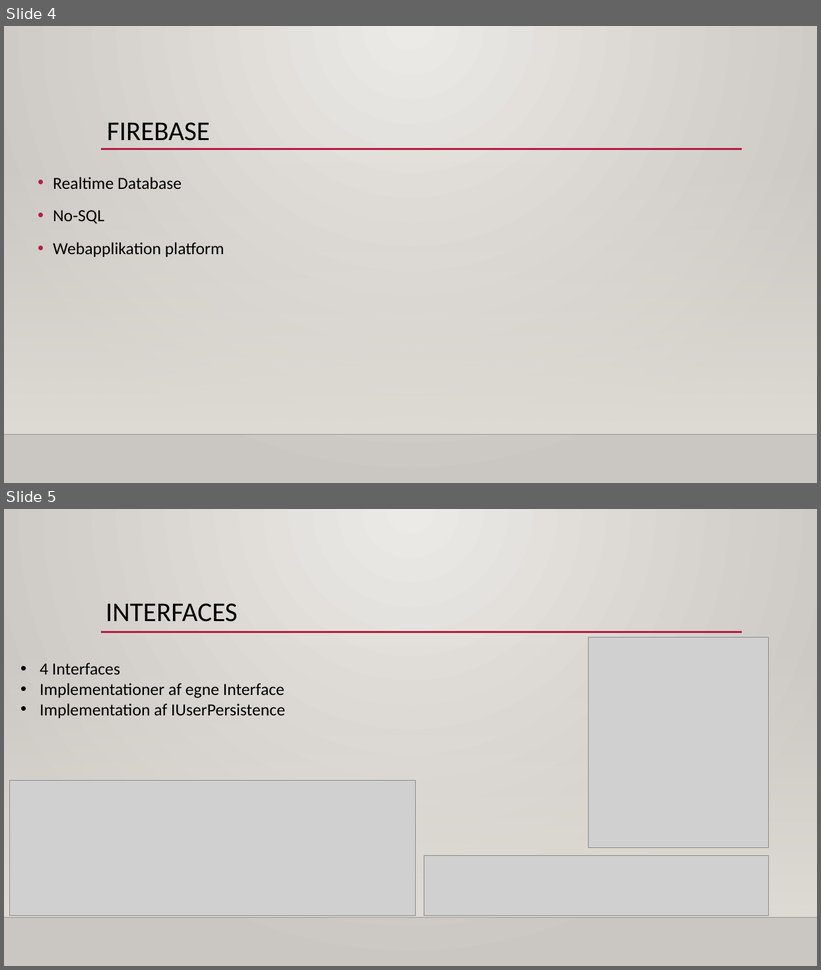
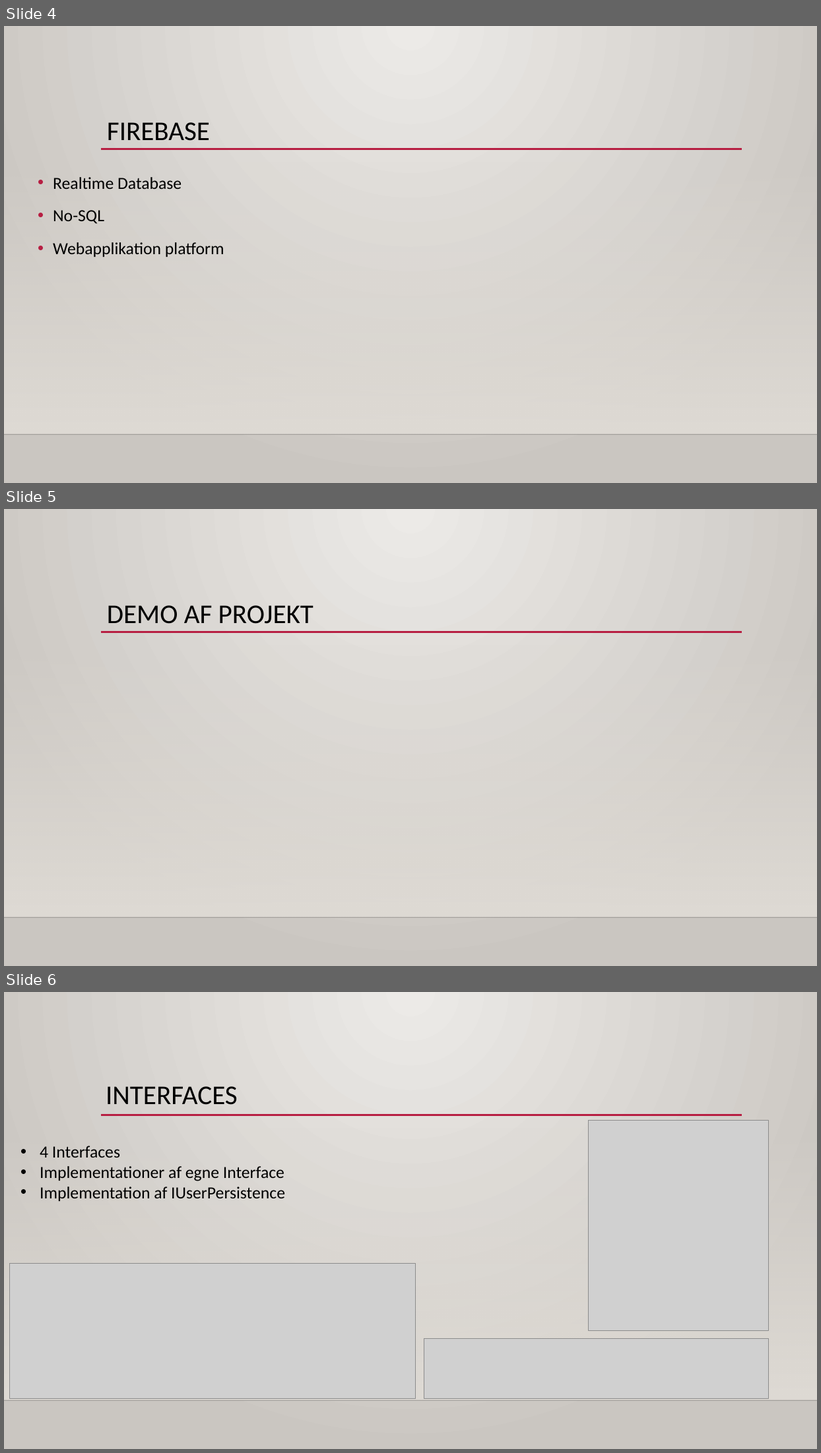
Before and after one commit to Mokayed/WebFirebasePesistence, a slide deck: PPW.pptx. Shown one above the other, each under a label of ours: slides 4 and 5 before the commit, slides 4, 5 and 6 after it. The pictures are 821x970 and 821x1453 pixels, drawn with LibreOffice and Linux fonts; fonts in the diff are those of the drawing; grey boxes stand for pictures; background and template pictures are left out. Boxes give left, top, right and bottom in pixels: in the first picture for what was removed or moved away, otherwise in the second. Text is boxed around its words. In the diff, an @@ line names an element or a change of style, - is before the commit and + after.

Commit message:
sidste ændring

```diff
--- a/PPW.pptx
+++ b/PPW.pptx
@@ slide 5 added at box(4, 509, 817, 966), background gradient #ECEAE7 to #CAC7C1; not listed: 3 template elements that a slide beside it also shows @@
@@ title added at box(107, 605, 314, 624), 32 pt, text #000000 @@
+DEMO AF PROJEKT
@@ what was slide 5 is now slide 6 @@
```
